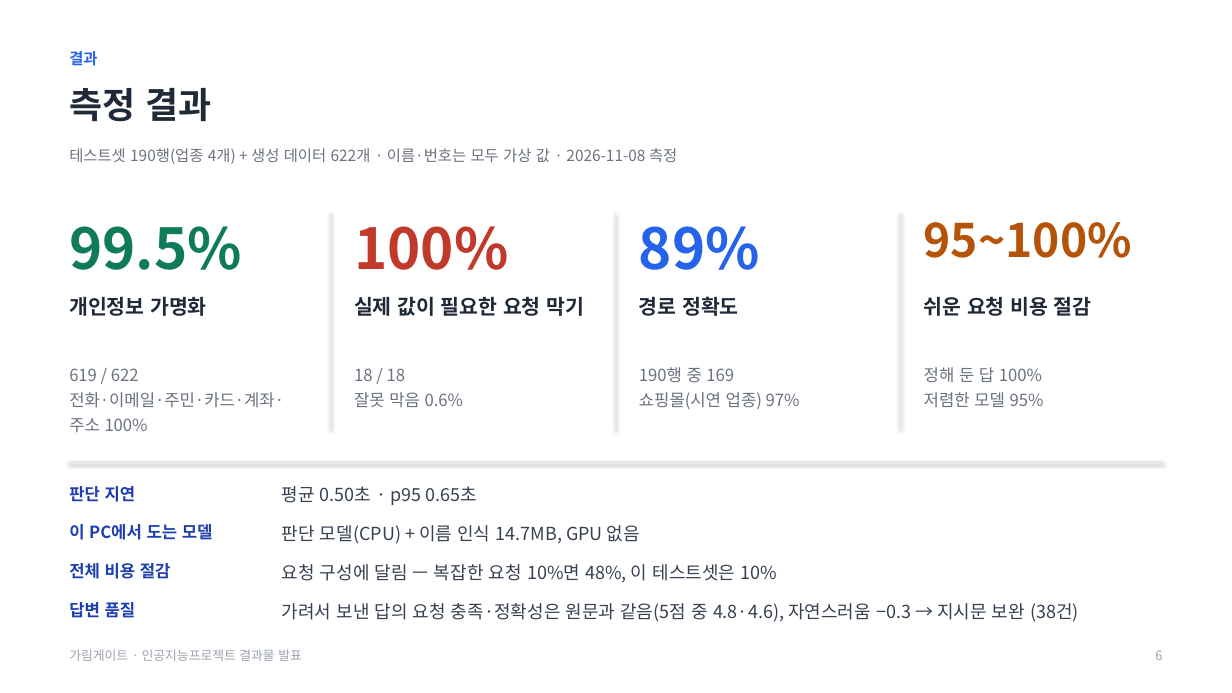
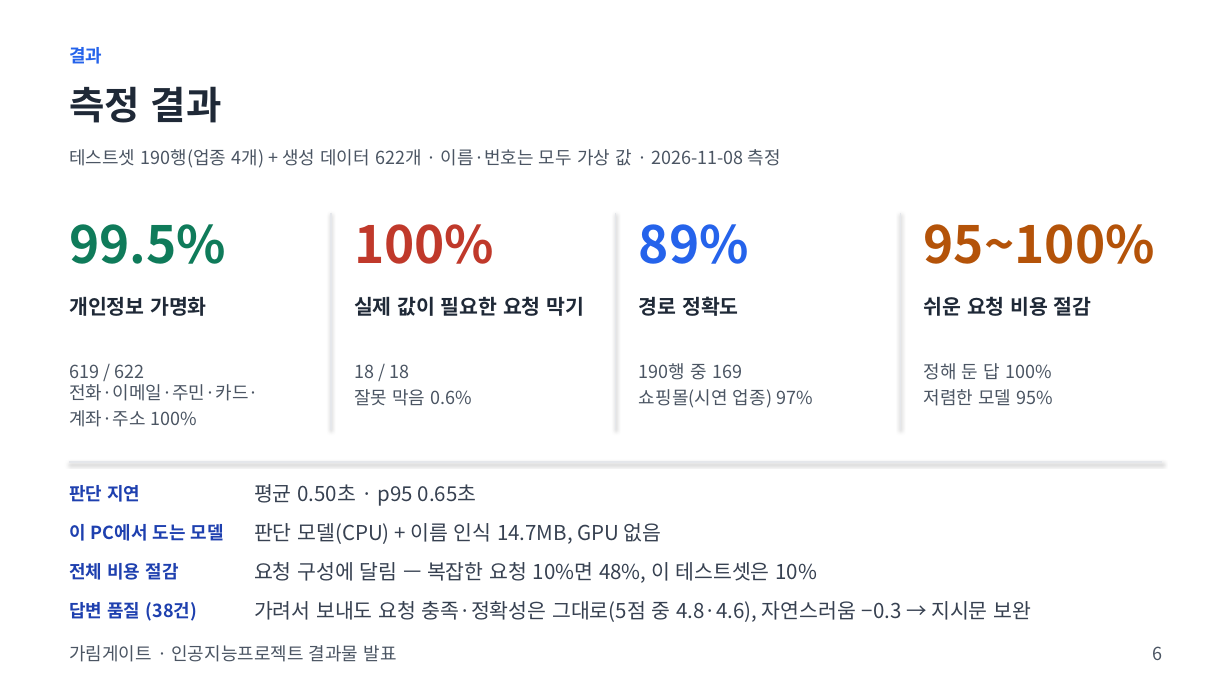
Before and after one commit to baesanggue/ai-gateway, a slide deck: slide 6 of docs/presentation/2026-11-17-garimgate.pptx. Drawn at 1232x693 pixels with LibreOffice and Linux fonts; fonts in the diff are those of the drawing. Boxes give left, top, right and bottom in pixels: in the first picture for what was removed or moved away, otherwise in the second. Text is boxed around its words. In the diff, an @@ line names an element or a change of style, - is before the commit and + after.

```diff
--- a/docs/presentation/2026-11-17-garimgate.pptx
+++ b/docs/presentation/2026-11-17-garimgate.pptx
@@ text "결과" at box(69, 47, 102, 64): size 12 to 14 pt @@
@@ text "측정 결과" at box(69, 86, 222, 123): size 28 to 30 pt @@
@@ text "테스트셋 190행(업종 4개) + 생성 ..." at box(69, 149, 781, 168): size 12 to 14 pt, text colour #6B7280 to #4B5563 @@
@@ size 44 to 40 pt in 3 elements at box(69, 224, 226, 264), box(354, 224, 494, 264), box(639, 224, 749, 264) @@
@@ text "95~100%" at box(924, 224, 1155, 264): size 36 to 40 pt @@
@@ text at box(69, 364, 259, 427): text changed; size 13 to 14 pt; text colour #6B7280 to #4B5563 @@
-619 / 622
-전화·이메일·주민·카드·계좌·주소 100%
+619 / 622
+전화·이메일·주민·카드·
+계좌·주소 100%
@@ size 13 to 14 pt, text colour #6B7280 to #4B5563; line spacing 1.25 to 1.2 in 3 elements at box(354, 364, 472, 406), box(639, 363, 813, 408), box(924, 363, 1054, 406) @@
@@ text "평균 0.50초 · p95 0.65초": place and size @@
-text "평균 0.50초 · p95 0.65초" at box(282, 486, 478, 505)
+text "평균 0.50초 · p95 0.65초" at box(254, 484, 477, 506)
@@ text "판단 모델(CPU) + 이름 인식 ...": place and size @@
-text "판단 모델(CPU) + 이름 인식 ..." at box(282, 525, 640, 544)
+text "판단 모델(CPU) + 이름 인식 ..." at box(254, 523, 662, 544)
@@ size 13 to 14 pt in 3 elements at box(69, 485, 140, 502), box(69, 524, 224, 541), box(69, 563, 179, 580) @@
@@ size 14 to 16 pt in 3 elements at box(254, 484, 477, 506), box(254, 523, 662, 544), box(254, 562, 818, 583) @@
@@ text "요청 구성에 달림 — 복잡한 ...": place and size @@
-text "요청 구성에 달림 — 복잡한 ..." at box(282, 564, 778, 582)
+text "요청 구성에 달림 — 복잡한 ..." at box(254, 562, 818, 583)
@@ text at box(69, 602, 197, 621): text changed; size 13 to 14 pt @@
-답변 품질
+답변 품질 (38건)
@@ text at box(254, 601, 1031, 622): text changed; size 14 to 16 pt @@
-가려서 보낸 답의 요청 충족·정확성은 원문과 같음(5점 중 4.8·4.6), 자연스러움 −0.3 → 지시문 보완 (38건)
+가려서 보내도 요청 충족·정확성은 그대로(5점 중 4.8·4.6), 자연스러움 −0.3 → 지시문 보완
@@ text "가림게이트 · 인공지능프로젝트 결과물 발표" at box(69, 645, 396, 662): size 10 to 14 pt, text colour #9CA3AF to #4B5563 @@
@@ text "6" at box(1152, 646, 1162, 660): size 10 to 14 pt, text colour #9CA3AF to #4B5563 @@
```
Also in this commit, not shown: 8 other slides changed, 1 other file.
